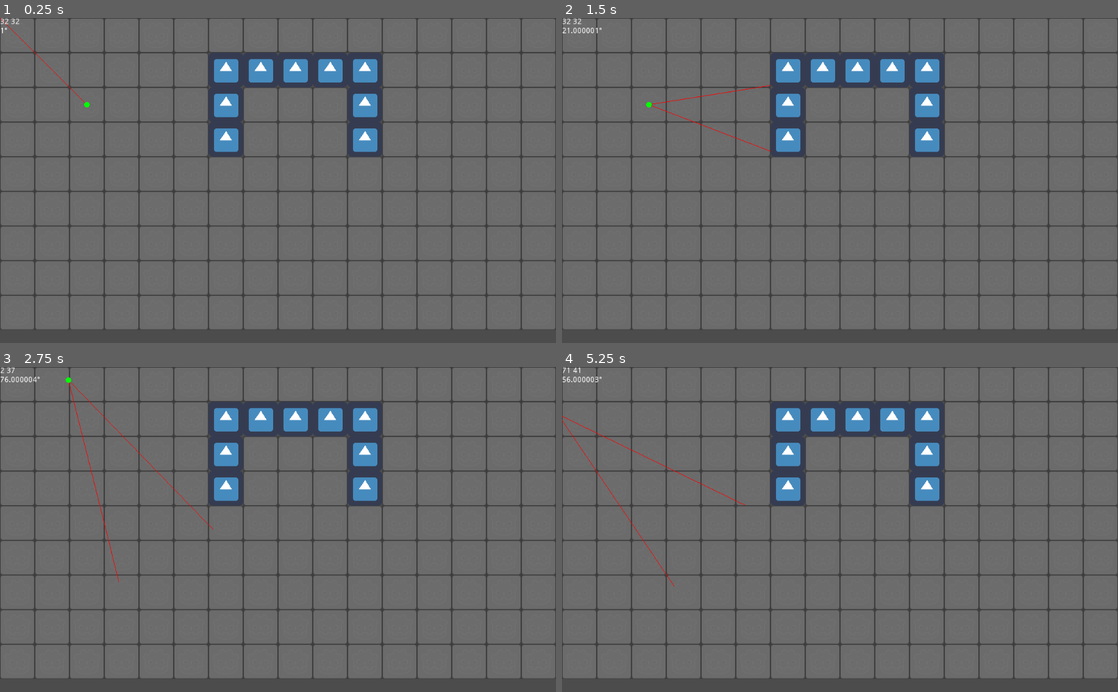
Above: before the commit, frames 1-4 (two rows, left to right).
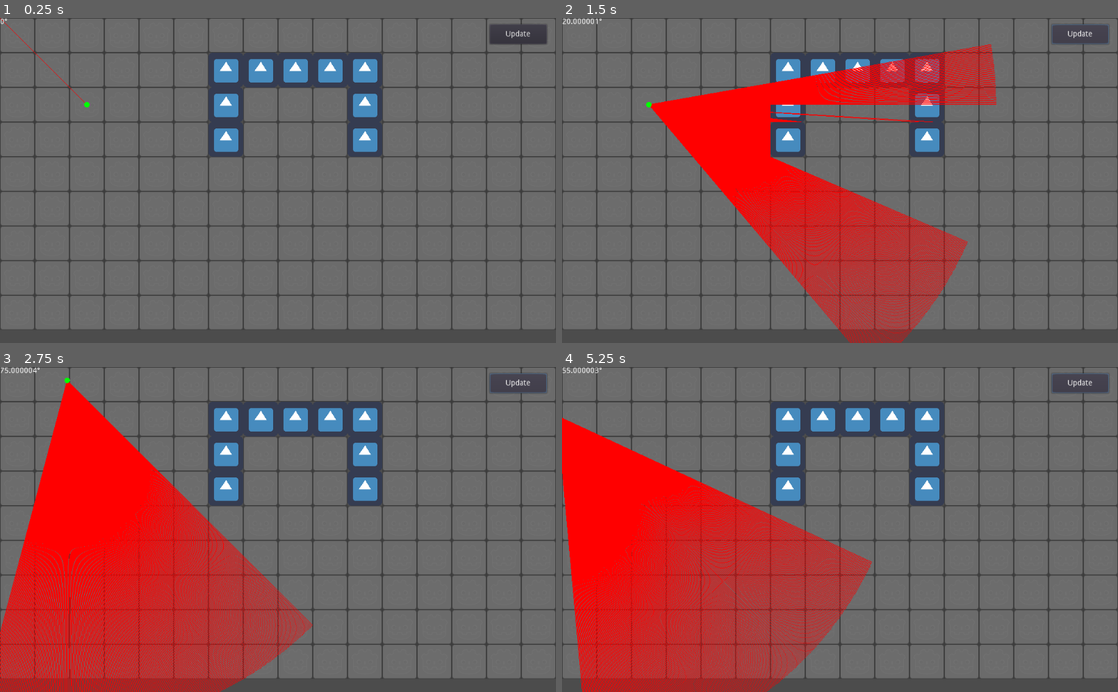
Above: after the commit, the same moments.

Repository: Nutriz/RaycastingWithGodot
Game: Godot game, scene res://Game.tscn
Same seed, same stepped clock (60 frames per second), same inputs: the game is played once before the commit and once after it. The engine's default icon, where the game draws it, is replaced by a stand-in: a white triangle on a blue panel in a dark square.
Inputs (mouse positions are in pixels of both pictures, inside the frame that each line leads up to):
- Up to frame 1 (0.25 s): no input
- Up to frame 2 (1.5 s): click (1079, 34) at 0.5 s, where only the run after the commit has a clickable "Update"; tap Enter at 1.25 s; hold Right (ui_right) from 1.28 s (still down)
- Up to frame 3 (2.75 s): release Right (ui_right) at 2.03 s; hold Down (ui_down) from 2.03 s (still down)
- Up to frame 4 (5.25 s): release Down (ui_down) at 2.78 s; hold Right (ui_right) 2.78-3.53 s; hold Up (ui_up) 3.53-4.28 s; hold Left (ui_left) from 4.28 s (still down)

The runs differ from the first frame. In frame 1, 0.6% of the frame differs, in the area x 0-99%, y 0-9%; in frame 2, 22%; in frame 3, 30%, in the area x 0-99%, y 0-100%; in frame 4, 29%.

Commit message:
WIP

Diff:
--- a/Camera.gd
+++ b/Camera.gd
@@ -1,17 +1,17 @@
 extends Position2D
 
 # CAMERA
-export var WIDTH_SCREEN = 2
+export var WIDTH_SCREEN = 320
 const HEIGHT_SCREEN = 200
 const FOV = 60
 var ANGLE_INCR
-export var rayLength = 64*6
+export var rayLength = 64*10
 export var moveSpeed = 200
 export var angleSpeed = 100
 var rays = []
 
 var pos = Vector2(64*2.5, 64*2.5)
-var angle = 1
+var angle = 0
 
 func _ready():
 	ANGLE_INCR = float(FOV) / float(WIDTH_SCREEN)
@@ -38,18 +38,15 @@
 	if angle < 0:
 		angle = 360
 
-
 	if curr_pos != pos or curr_ang != angle:
 		projection()
 		update()
 
-	var dist_from_next_col = 64-int(curr_pos.x)%64
-	var dist_from_next_row = 64-int(curr_pos.y)%64
-	$Label.text = str(dist_from_next_col) + " " + str(dist_from_next_row) + "\n" + str(angle) + "°"
+	$Label.text = str(angle) + "°"
 
 func projection():
 	for i in range(rays.size()):
-		var intersect = intersect(i)
+		var intersect = optimized_intersect(i)
 		if intersect:
 			rays[i] = intersect
 		else:
@@ -57,25 +54,55 @@
 			rays[i].y = pos.y + rayLength*dSin((angle-FOV/2) + i*ANGLE_INCR)
 
 func optimized_intersect(i):
-	# horizontal wall check
-	if angle > 180 and angle < 360:
-		var next_row_y = int(pos.y/64)*64
-		var next_row_x = (pos.y-next_row_y)/dTan(-angle)
-		draw_line(pos, Vector2(pos.x+next_row_x, next_row_y), ColorN("green"), 1)
-	elif angle < 180 and angle > 0:
-		var next_row_y = int(pos.y/64)*64 + 64 #/2
-		var next_row_x = (pos.y-next_row_y)/dTan(-angle)
-		draw_line(pos, Vector2(pos.x+next_row_x, next_row_y), ColorN("green"), 1)
+	for grid_step in range(rayLength/64):
 
-	# vertical wall check
-	if angle > 270 and angle < 360 or angle > 0 and angle < 90:
-		var next_col_x = int(pos.x/64)*64 + 64
-		var next_col_y = pos.y + (next_col_x-pos.x)*dTan(angle)
-		draw_line(pos, Vector2(next_col_x, next_col_y), ColorN("yellow"), 1)
-	elif angle > 90 and angle < 270:
-		var next_col_x = int(pos.x/64)*64
-		var next_col_y = pos.y - (next_col_x-pos.x)*dTan(-angle)
-		draw_line(pos, Vector2(next_col_x, next_col_y), ColorN("yellow"), 1)
+		var curr_angle = (angle-FOV/2) + i*ANGLE_INCR
+		var h_length = null
+		var v_length = null
+
+		var next_row_x
+		var next_row_y
+		var next_col_x
+		var next_col_y
+
+		# horizontal wall check
+		if curr_angle > 180 and curr_angle < 360:
+			next_row_y = int(pos.y/64)*64 - (grid_step*64)
+			next_row_x = pos.x + (pos.y-next_row_y)/dTan(-curr_angle)
+			if has_wall(int(next_row_x/64), int(next_row_y/64)-1):
+				h_length = pos.distance_squared_to(Vector2(next_row_x, next_row_y))
+		elif curr_angle < 180 and curr_angle > 0:
+			next_row_y = int(pos.y/64)*64 + (64+(64*grid_step))
+			next_row_x = pos.x + (pos.y-next_row_y)/dTan(-curr_angle)
+			if has_wall(int(next_row_x/64), int(next_row_y/64)):
+				h_length = pos.distance_squared_to(Vector2(next_row_x, next_row_y))
+
+#		# vertical wall check
+		if curr_angle > 270 and curr_angle < 360 or curr_angle > 0 and curr_angle < 90:
+			next_col_x = int(pos.x/64)*64 + 64 + (64*grid_step)
+			next_col_y = pos.y + (next_col_x-pos.x)*dTan(curr_angle)
+			if has_wall(int(next_col_x/64), int(next_col_y/64)):
+				v_length = pos.distance_squared_to(Vector2(next_col_x, next_col_y))
+		elif curr_angle > 90 and curr_angle < 270:
+			next_col_x = int(pos.x/64)*64 - (64*grid_step)
+			next_col_y = pos.y - (next_col_x-pos.x)*dTan(-curr_angle)
+			if has_wall(int(next_col_x/64)-1, int(next_col_y/64)):
+				v_length = pos.distance_squared_to(Vector2(next_col_x, next_col_y))
+
+		if h_length != null and v_length != null:
+			if h_length < v_length:
+				return Vector2(next_row_x, next_row_y)
+			else:
+				return Vector2(next_col_x, next_col_y)
+
+		if h_length != null:
+			return Vector2(next_row_x, next_row_y)
+
+		if v_length != null:
+			return Vector2(next_col_x, next_col_y)
+
+	return false
+
 
 func intersect(i):
 	var fAngle = (angle-FOV/2) + i*ANGLE_INCR
@@ -83,7 +110,7 @@
 	for l in range(rayLength):
 		var dx = pos.x + l * dir.x
 		var dy = pos.y + l * dir.y
-		if hasWall(dx/64, dy/64):
+		if has_wall(dx/64, dy/64):
 			return Vector2(dx, dy)
 	return false
 
@@ -95,8 +122,48 @@
 	# draw player pos
 	draw_circle(pos, 5, ColorN("green"))
 
+#	for grid_step in range(rayLength/256):
+#		# horizontal wall check
+#		var hit_wall = false
+#		var next_row_x
+#		var next_row_y
+#		if angle > 180 and angle < 360:
+#			next_row_y = int(pos.y/64)*64 - (grid_step*64)
+#			next_row_x = pos.x + (pos.y-next_row_y)/dTan(-angle)
+#			draw_circle(Vector2(next_row_x, next_row_y), 2, ColorN("green"))
+#			printt(int(next_row_x/64), int(next_row_y/64))
+#			if has_wall(int(next_row_x/64), int(next_row_y/64)-1):
+#				draw_circle(Vector2(next_row_x, next_row_y), 2, ColorN("red"))
+#				hit_wall = true
+#		if angle < 180 and angle > 0:
+#			next_row_y = int(pos.y/64)*64 + 64+(64*grid_step)
+#			next_row_x = pos.x + (pos.y-next_row_y)/dTan(-angle)
+#			draw_circle(Vector2(next_row_x, next_row_y), 2, ColorN("green"))
+#			printt(int(next_row_x/64), int(next_row_y/64))
+#			if has_wall(int(next_row_x/64), int(next_row_y/64)):
+#				draw_circle(Vector2(next_row_x, next_row_y), 2, ColorN("red"))
+#				hit_wall = true
+#				print("WALL")
 
-func hasWall(x, y):
+#		if hit_wall:
+#			print("WALL HIT " + str(next_row_x/64) + " " + str(next_row_y/64))
+#			return
+		# vertical wall check
+#		if angle > 270 and angle < 360 or angle > 0 and angle < 90:
+#			var next_col_x = int(pos.x/64)*64 + 64 + (64*grid_step)
+#			var next_col_y = pos.y + (next_col_x-pos.x)*dTan(angle)
+#			draw_circle(Vector2(next_col_x, next_col_y), 2, ColorN("green"))
+#			if has_wall(int(next_col_x/64), int(next_col_y/64)):
+#				draw_circle(Vector2(next_col_x, next_col_y), 2, ColorN("red"))
+#		elif angle > 90 and angle < 270:
+#			var next_col_x = int(pos.x/64)*64 - (64*grid_step)
+#			var next_col_y = pos.y - (next_col_x-pos.x)*dTan(-angle)
+#			draw_circle(Vector2(next_col_x, next_col_y), 2, ColorN("green"))
+#			if has_wall(int(next_col_x/64)-1, int(next_col_y/64)):
+#				draw_circle(Vector2(next_col_x, next_col_y), 2, ColorN("red"))
+
+
+func has_wall(x, y):
 	return get_parent().get_node("TileMap").get_cell(x ,y) == 1
 
 func dCos(degree):
@@ -107,3 +174,7 @@
 
 func dTan(degree):
 	return tan(deg2rad(degree))
+
+func _on_Button_pressed():
+	projection()
+	update()
--- a/Game.tscn
+++ b/Game.tscn
@@ -29,8 +29,8 @@
 [node name="Camera" type="Position2D" parent="."]
 script = ExtResource( 3 )
 _sections_unfolded = [ "Transform" ]
-WIDTH_SCREEN = 2
-rayLength = 384
+WIDTH_SCREEN = 320
+rayLength = 640
 moveSpeed = 200
 angleSpeed = 100
 
@@ -50,3 +50,29 @@
 percent_visible = 1.0
 lines_skipped = 0
 max_lines_visible = -1
+
+[node name="Button" type="Button" parent="."]
+anchor_left = 0.0
+anchor_top = 0.0
+anchor_right = 0.0
+anchor_bottom = 0.0
+margin_left = 902.0
+margin_top = 12.0
+margin_right = 1007.0
+margin_bottom = 48.0
+rect_pivot_offset = Vector2( 0, 0 )
+rect_clip_content = false
+focus_mode = 2
+mouse_filter = 0
+mouse_default_cursor_shape = 0
+size_flags_horizontal = 1
+size_flags_vertical = 1
+toggle_mode = false
+enabled_focus_mode = 2
+shortcut = null
+group = null
+text = "Update"
+flat = false
+align = 1
+
+[connection signal="pressed" from="Button" to="Camera" method="_on_Button_pressed"]
--- a/project.godot
+++ b/project.godot
@@ -9,6 +9,9 @@
 config_version=4
 
 _global_script_classes=[  ]
+_global_script_class_icons={
+
+}
 
 [application]
 
